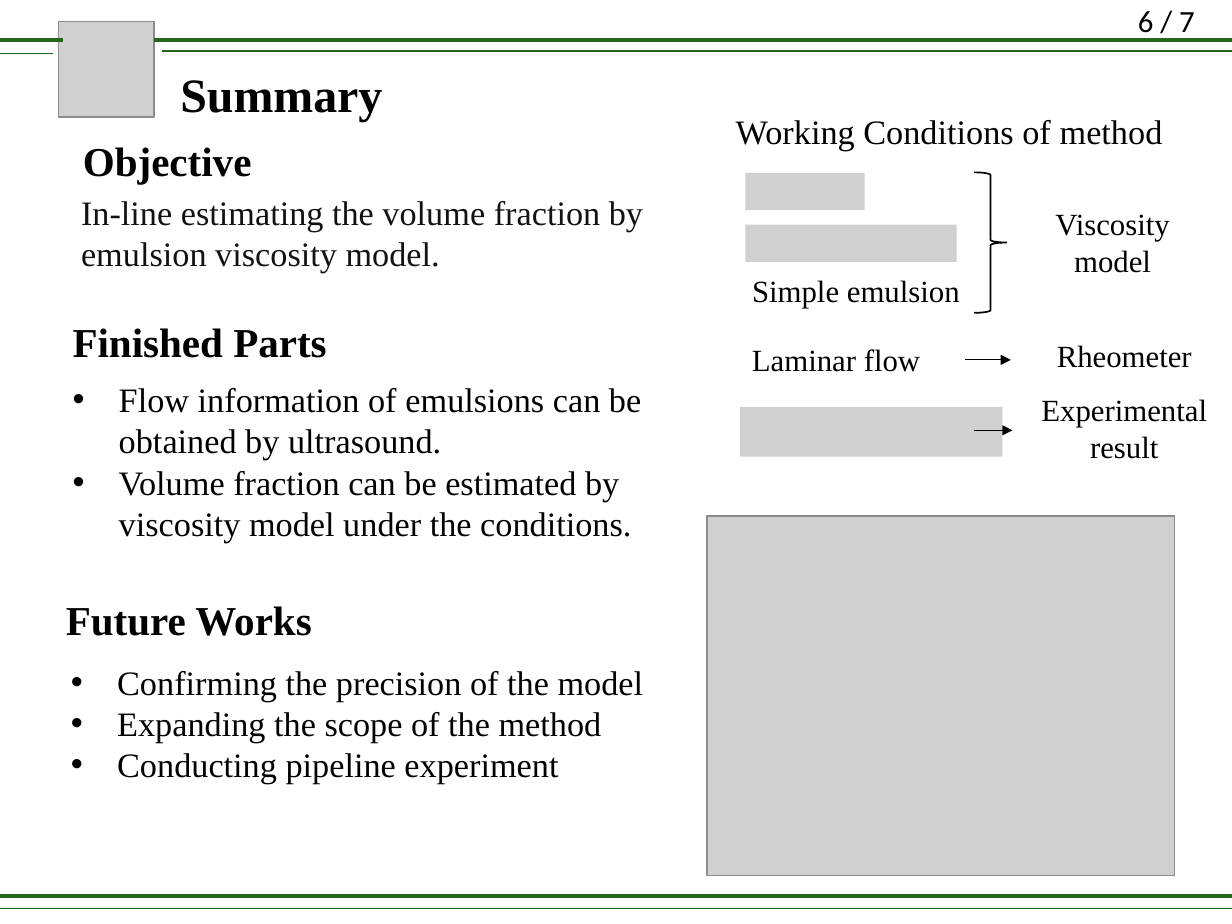
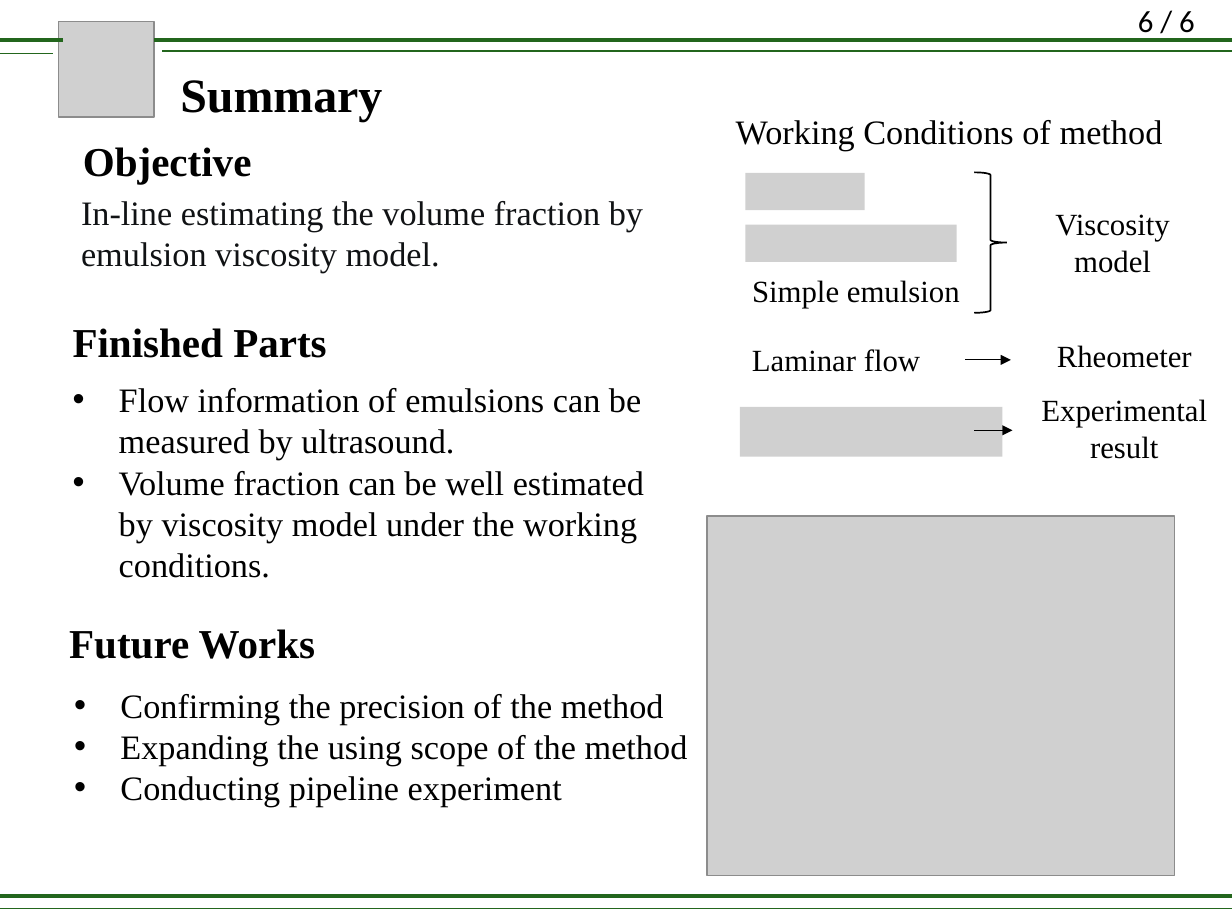
Before and after one commit to lirifuzui/UVPReader, a slide deck: slide 7 of RM_01.pptx. Drawn at 1232x924 pixels with LibreOffice and Linux fonts; fonts in the diff are those of the drawing; grey boxes stand for pictures. Boxes give left, top, right and bottom in pixels: in the first picture for what was removed or moved away, otherwise in the second. Text is boxed around its words. In the diff, an @@ line names an element or a change of style, - is before the commit and + after.

```diff
--- a/RM_01.pptx
+++ b/RM_01.pptx
@@ page number at [1138,11,1195,40]: text changed @@
-6 / 7
+6 / 6
@@ text at [119,388,644,578]: text changed @@
-• Flow information of emulsions can be obtained by ultrasound.
-• Volume fraction can be estimated by viscosity model under the conditions.
+• Flow information of emulsions can be measured by ultrasound.
+• Volume fraction can be well estimated by viscosity model under the working conditions.
@@ text "Future Works": place and size @@
-text "Future Works" at [66,606,311,636]
+text "Future Works" at [69,629,315,659]
@@ text "Confirming the precision of the ...": place and size @@
-text "Confirming the precision of the ..." at [117,671,644,784]
+text "Confirming the precision of the ..." at [120,694,688,807]
@@ text at [120,694,688,766]: text changed @@
-• Confirming the precision of the model
-• Expanding the scope of the method
+• Confirming the precision of the method
+• Expanding the using scope of the method
```
Also in this commit, not shown: 3 other slides changed, 1 other file.
